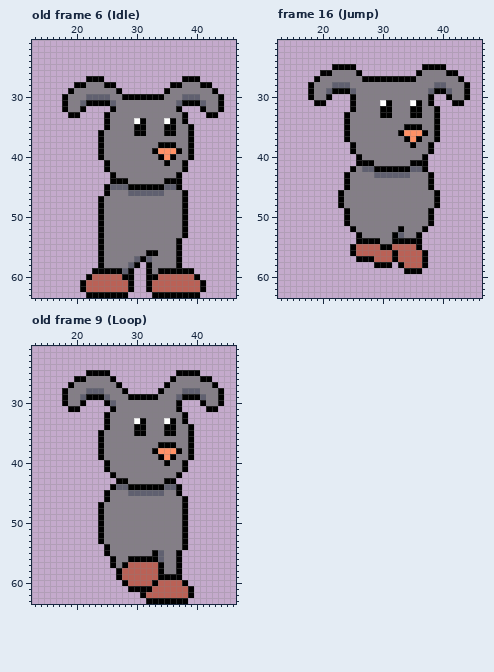
A pixel-art file gets an edit: Assets/Animation/Player/NewSpritesheets/Rework_Bemmy_Main.aseprite. The first picture shows the starting point.
64x64 pixels, 39 frames. Shown: old frame 6 (Idle): x 13..46, y 21..63; frame 16 (Jump): x 13..46, y 21..63; old frame 9 (Loop): x 13..46, y 21..63. The commit also changed other frames, which this record leaves out.
The same view after the edit:
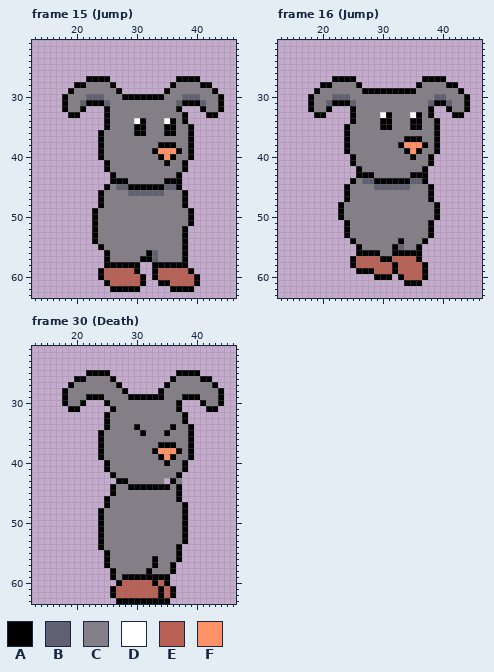
Palette (. is transparent): A #000000  B #606070  C #847e87  D #ffffff  E #ba6156  F #ff9166
A new or re-ordered frame is compared with the old frame closest to it.
The author wrote: bemmy death anim, other tweaks to sprites
What changed:
frames re-ordered
Changed rows in their new state; - is an unchanged pixel.
Frame 15 (Jump) against old frame 6 (Idle):
first column x 25:
27 A-----------A
28 C-----------C
30 C------------
31 BC-----------
32 AC-----------
first column x 21:
45 -----C---------------
46 ---AC----------------
49 --AC-------------CA--
50 --AC-------------CA--
51 --AC-------------CA--
52 --AC-----------------
53 --AC-----------------
54 --AC------------CA---
55 ----------------CA---
56 ---.A-------B---CA---
57 ---.A----C-AB---CA---
58 ---.AAAAA--.AAAA-A---
59 --.-EEEEEA-.AEEEEE---
60 -..A---EEEA.---------
61 ....A---EEA..AA----A.
62 .....AAA-A-....AAAA..
63 -.......----........-
Frame 16 (Jump):
first column x 18:
25 ----....-----------....----
26 --.......---------.......--
27 -...AAAA...........AAAA...-
28 ..AACCC-A.........A--CCAA..
29 .A-CCCCC-AAAAAAAAA--CCCC-A.
30 ---CBBBC------------CBBC---
31 ACCBAAAB----CC---CC-BAABCCA
32 ACCA--------CC---CC-A.-ACCA
33 -AA---.A----D----D--A.--AA-
34 ------.A----AA---AA--------
35 ------------AA--C----------
36 ---------------CCCCC-------
37 -----------------A---------
38 ------AC-------AFFFACA-----
39 ------AC--------AFA-CA-----
40 -------AC--------A-CA------
41 -------ACCC------CCCA------
42 -------.ACCCCCCCCCC--------
43 ------..AAACCCCCCAAA.------
44 ------.A-BBAAAAAABBA.------
45 -----------BBBBBB----------
46 -----.A-------------A.-----
47 -----.A-------------A.-----
49 -----AC-------------CA-----
50 -----AC-------------CA-----
52 ------AC-------C---CA------
53 ------ACC-----CC--CCA------
54 -------ACCCC--C-CCCA-------
55 -------.ACCCCCABCC---------
56 -------.AAAACC-AAAA.-------
57 -------AEEE-AAE---A.-------
58 -------AEEEEEEAE-----------
59 --------AAAEEEAEEEEA-------
60 -----------AAA-AEEEA-------
61 ----------------AAA--------
Frame 30 (Death) against old frame 9 (Loop):
first column x 21:
28 -CCC-------------CCC-
29 C---C--------A--C---C
30 -----C---------------
33 ---------CC---CC-----
34 ----------C---C------
35 ---------C-----C-----
first column x 24:
43 -----------.-C-
44 ---CC------AC--
45 -.A--CCCCCC----
46 -------------A.
47 .A-------------
first column x 24:
54 AC-----------A.-
55 ---------CC-----
56 -AC--CCCC-C-----
57 -AC-CCCCCAC-A.--
58 --ACCCCCACC-A.--
59 --ACAAAAAA--..--
60 ---AE------A...-
61 --AEEEEEE-A-A...
62 --AEEEEE--A-A...
63 ---AAAAA----...-
Changed places in both pictures, as pixel boxes (x1, y1, x2, y2):
changed: (104, 76, 116, 112)
changed: (176, 76, 182, 88)
changed: (80, 184, 206, 298)
changed: (308, 64, 470, 286)
changed: (80, 388, 206, 436)
changed: (98, 478, 188, 508)
changed: (98, 544, 194, 604)
